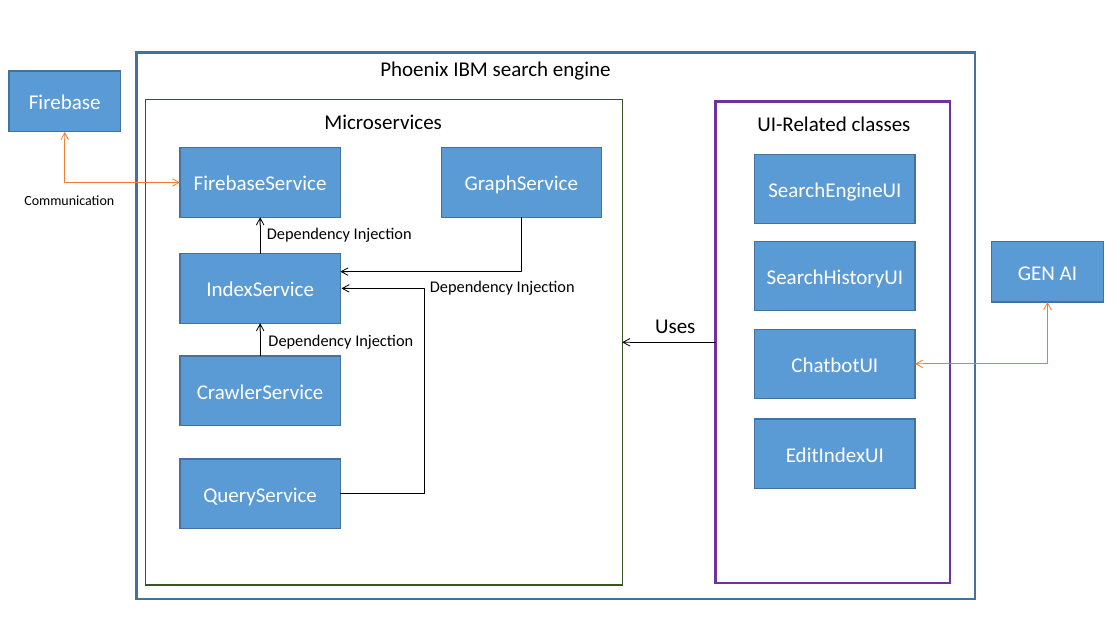
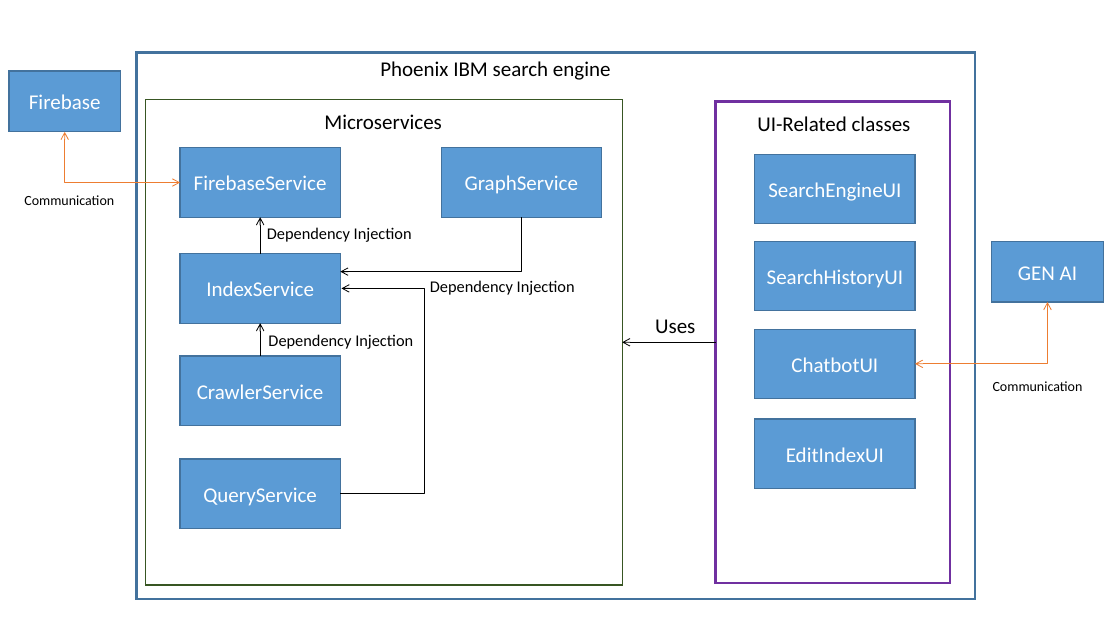
Before and after one commit to ShlomiFridman/PhoenixProject2025, a slide deck: slide 1 of Homework/HW3_Phoenix/arch-diagram.pptx. Drawn at 1120x630 pixels with LibreOffice and Linux fonts; fonts in the diff are those of the drawing. Boxes give left, top, right and bottom in pixels: in the first picture for what was removed or moved away, otherwise in the second. Text is boxed around its words. In the diff, an @@ line names an element or a change of style, - is before the commit and + after.

```diff
--- a/Homework/HW3_Phoenix/arch-diagram.pptx
+++ b/Homework/HW3_Phoenix/arch-diagram.pptx
@@ text added at (993,381,1083,391), 12 pt, text #000000 @@
+Communication
```
Also in this commit, not shown: 3 other files.
